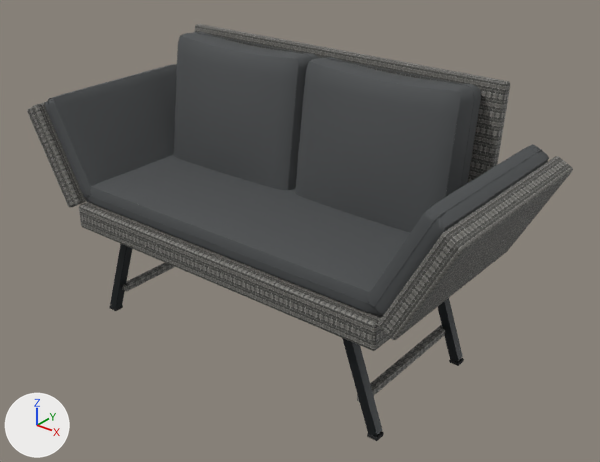
The glTF model public/items/armrest-sofa-gris/TectakeSintra.glb, before and after one commit.
Both versions are drawn from a camera (50 mm lens) standing at (1.509, -1.767, 1.5) and looking at (0.057, 0.048, 0.375). The axes (+X, +Y, +Z) are drawn at lower left. The lights are the same throughout. The picture after the commit comes second. Where no turn or scale is listed for an object, it has been applied to the vertices. Vertices at exactly the same position are counted once.

The older version as bpy lines, for what is in view:
```python
me_cube = bpy.data.meshes.new('Cube')
me_cube.from_pydata(...)  # 4612 vertices, 8588 faces; spans x -0.587..0.587, y -0.305..0.305, z -0.37..0.52
# faces by material slot: [752, 2996, 752, 4088]
me_cube.materials.append(mat_grey_variegated_synthetic_rattan)
me_cube.materials.append(mat_black_powder_coated_steel)  # black #292d2f
me_cube.materials.append(mat_black_adjustable_feet)  # black #18191b
me_cube.materials.append(mat_anthracite_woven_polyester)
me_cube_021 = bpy.data.meshes.new('Cube.021')
me_cube_021.from_pydata(...)  # 1154 vertices, 2044 faces; spans x -0.173..0.173, y -0.305..0.305, z -0.03..0.104
# faces by material slot: [188, 1856]
me_cube_021.materials.append(mat_grey_variegated_synthetic_rattan)
me_cube_021.materials.append(mat_anthracite_woven_polyester)
me_cube_024 = bpy.data.meshes.new('Cube.024')
me_cube_024.from_pydata(...)  # 1154 vertices, 2044 faces; spans x -0.173..0.173, y -0.305..0.305, z -0.03..0.104
# faces by material slot: [188, 1856]
me_cube_024.materials.append(mat_grey_variegated_synthetic_rattan)
me_cube_024.materials.append(mat_anthracite_woven_polyester)
ob_armleftmesh = bpy.data.objects.new('ArmLeftMesh', me_cube_021)
ob_armleftmesh.parent = ob_armleft
ob_armleftmesh.location = (-0.171, 0.0, -0.03)
ob_armrightmesh = bpy.data.objects.new('ArmRightMesh', me_cube_024)
ob_armrightmesh.parent = ob_armright
ob_armrightmesh.location = (0.171, 0.0, -0.03)
ob_fixedsofa = bpy.data.objects.new('FixedSofa', me_cube)
ob_fixedsofa.location = (0.0, 0.0, 0.37)
# also in view: 'SeatUpholstery' at (0.0, 0.0, 0.445)
```
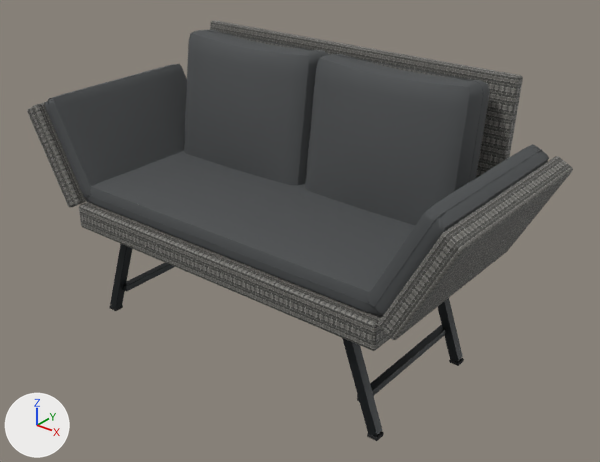
The edits, one by one:
me_cube is used by ob_fixedsofa; location (0.0, 0.0, 0.37).
me_cube had 4612 vertices, 8588 faces and spanned x -0.587..0.587, y -0.305..0.305, z -0.37..0.52.
me_cube now has 4900 vertices, 9152 faces and spans x -0.587..0.587, y -0.305..0.397, z -0.37..0.52.
me_cube part 1: the loose piece of 96 vertices spanning x -0.585..0.585, y 0.208..0.3, z 0.041..0.519 is moved by (0.0, 0.076, 0.0).
me_cube part 2: the loose piece of 320 vertices spanning x -0.535..-0.005, y 0.069..0.251, z 0.04..0.52 is moved by (0.0, 0.05, 0.0).
me_cube part 3: the loose piece of 285 vertices spanning x -0.525..-0.015, y 0.057..0.138, z 0.063..0.514 is moved by (0.0, 0.05, 0.0).
me_cube part 4: the loose piece of 168 vertices spanning x -0.536..-0.004, y 0.126..0.195, z 0.044..0.516 is moved by (0.0, 0.05, 0.0).
me_cube part 5: the loose piece of 320 vertices spanning x 0.005..0.535, y 0.069..0.251, z 0.04..0.52 is moved by (0.0, 0.05, 0.0).
me_cube part 6: the loose piece of 285 vertices spanning x 0.015..0.525, y 0.057..0.138, z 0.063..0.514 is moved by (0.0, 0.05, 0.0).
me_cube part 7: the loose piece of 168 vertices spanning x 0.004..0.536, y 0.126..0.195, z 0.044..0.516 is moved by (0.0, 0.05, 0.0).
me_cube part 8: 376 faces spanning x -0.5..0.5, y -0.225..0.225, z -0.281..-0.259 switch from mat_grey_variegated_synthetic_rattan to mat_black_powder_coated_steel (black #292d2f).
Other edits to the shape of me_cube do not show in these pictures.

Changed parts and their boxes [x1, y1, x2, y2] in the pictures (600 x 462 px; the box of a moved part takes in the faces that stretch with it):
'FixedSofa', reshaped
    before: [79, 24, 510, 441]
    after: [79, 21, 523, 441]
part 1 of me_cube, moved or reshaped
    before: [195, 24, 510, 191]
    after: [210, 21, 523, 178]
part 2 of me_cube, moved or reshaped
    before: [174, 32, 321, 190]
    after: [184, 30, 331, 185]
part 3 of me_cube, moved or reshaped
    before: [174, 36, 298, 190]
    after: [184, 33, 309, 186]
part 4 of me_cube, moved or reshaped (mostly hidden)
    before: [193, 32, 312, 60]
    after: [207, 30, 322, 56]
part 5 of me_cube, moved or reshaped
    before: [295, 57, 481, 196]
    after: [306, 54, 490, 191]
part 6 of me_cube, moved or reshaped
    before: [295, 62, 461, 233]
    after: [305, 58, 470, 225]
part 7 of me_cube, moved or reshaped
    before: [322, 57, 475, 188]
    after: [331, 54, 484, 182]
part 8 of me_cube, recoloured
    both: [122, 263, 445, 401]
